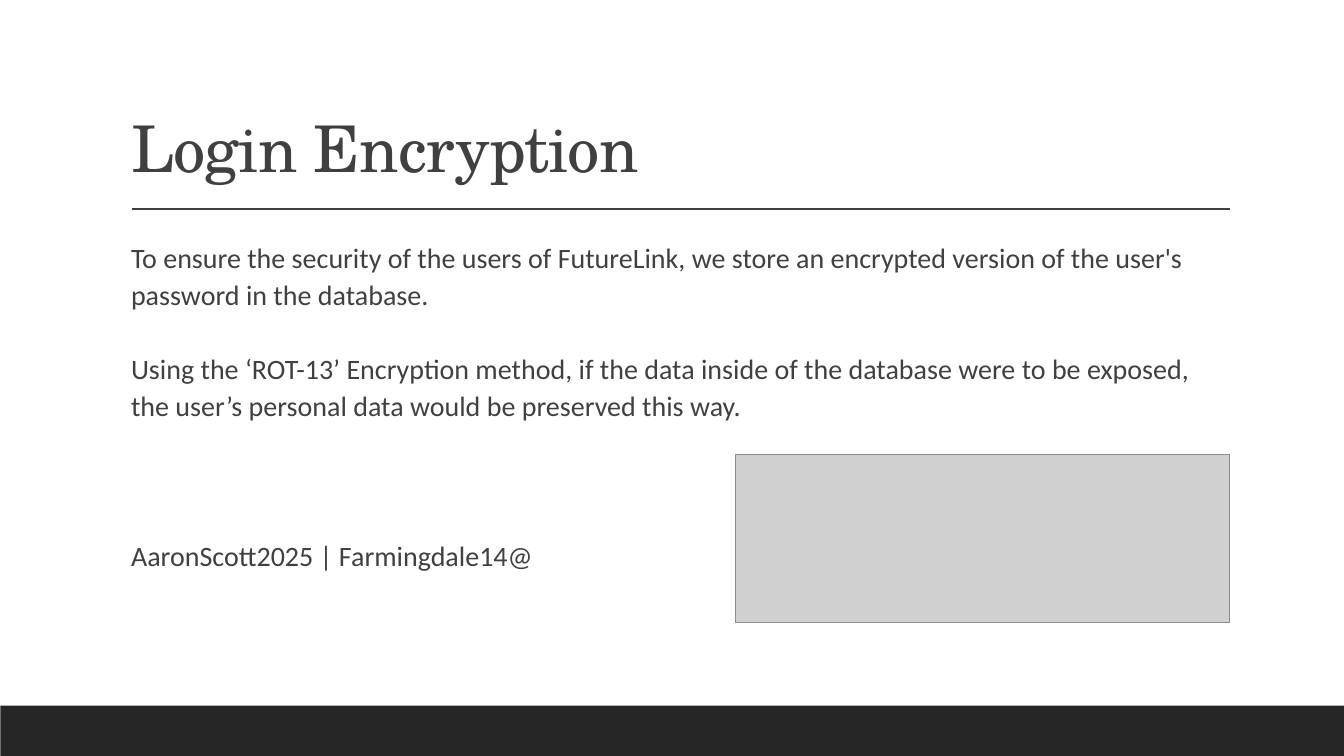
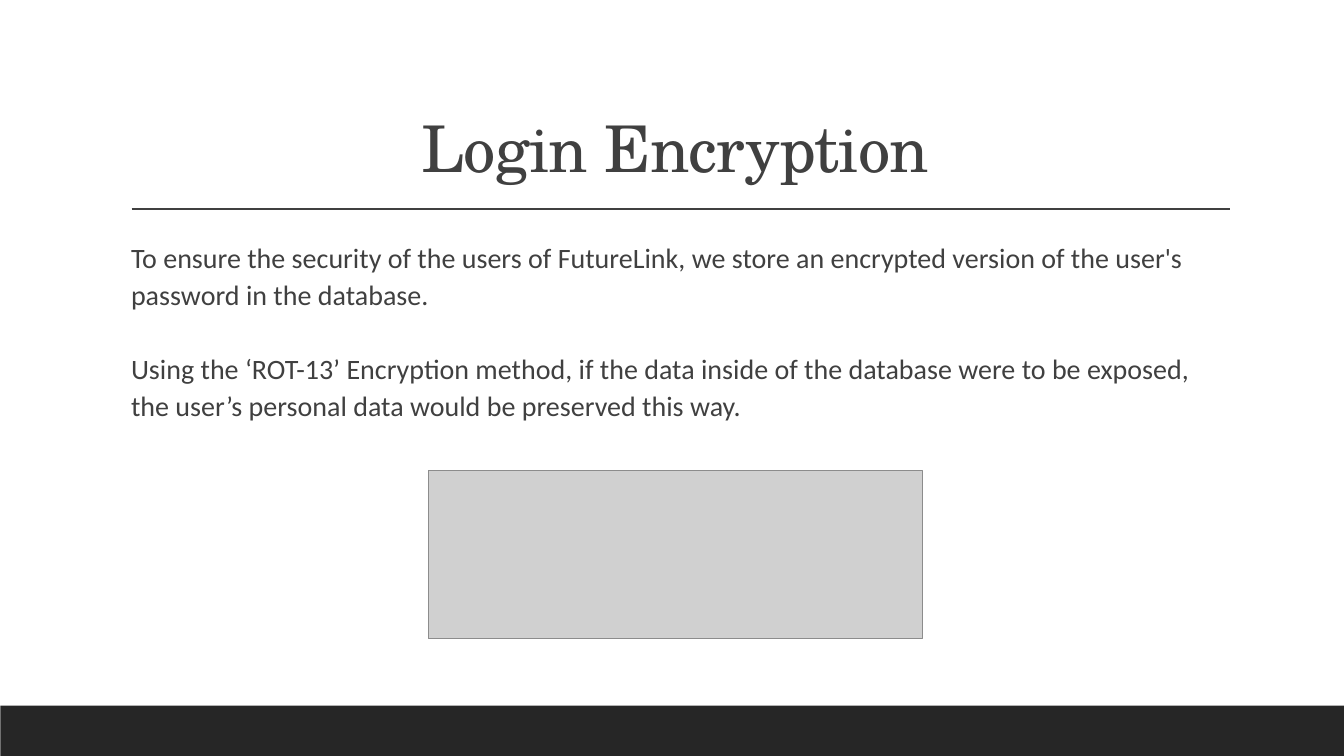
Before and after one commit to AaronScott2025/CSC311Capstone, a slide deck: slide 6 of FutureLink 2nd Presentation.pptx. Drawn at 1344x756 pixels with LibreOffice and Linux fonts; fonts in the diff are those of the drawing; grey boxes stand for pictures. Boxes give left, top, right and bottom in pixels: in the first picture for what was removed or moved away, otherwise in the second. Text is boxed around its words. In the diff, an @@ line names an element or a change of style, - is before the commit and + after.

```diff
--- a/FutureLink 2nd Presentation.pptx
+++ b/FutureLink 2nd Presentation.pptx
@@ title "Login Encryption" at (422,125,929,185): alignment left to centre @@
@@ picture: place and size @@
-picture at (736,455,1230,623)
+picture at (429,471,923,639)
@@ text at (131,546,533,571): paragraph removed @@
-  AaronScott2025 | Farmingdale14@
```
